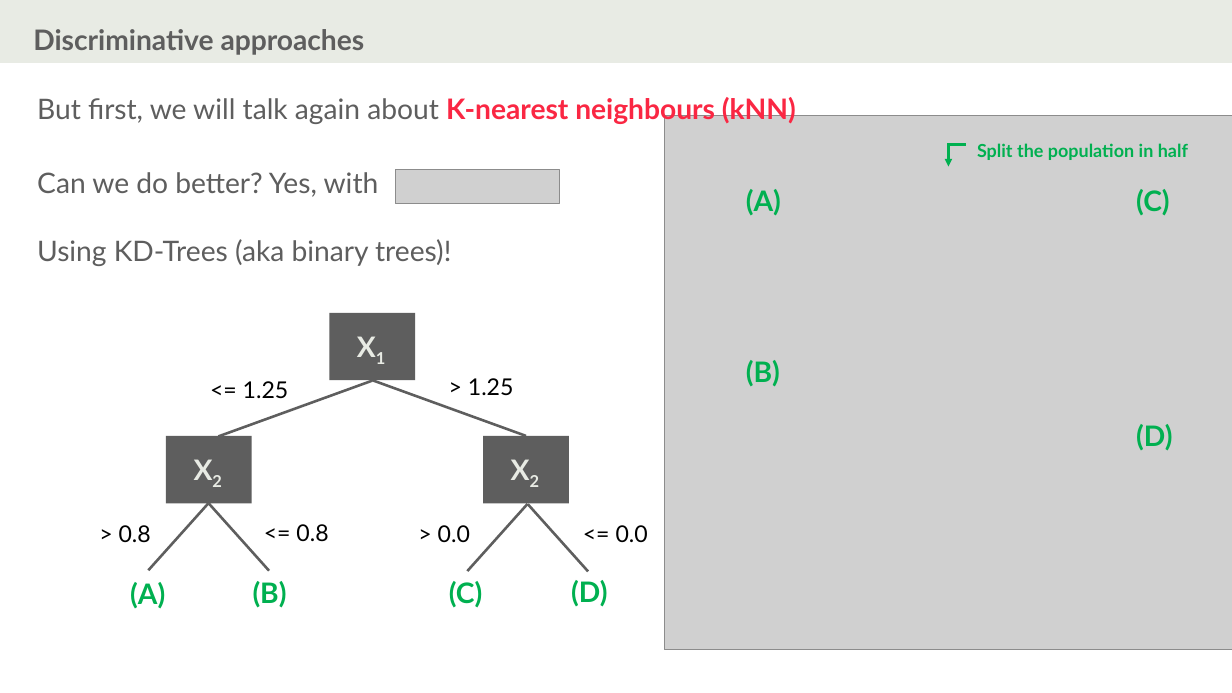
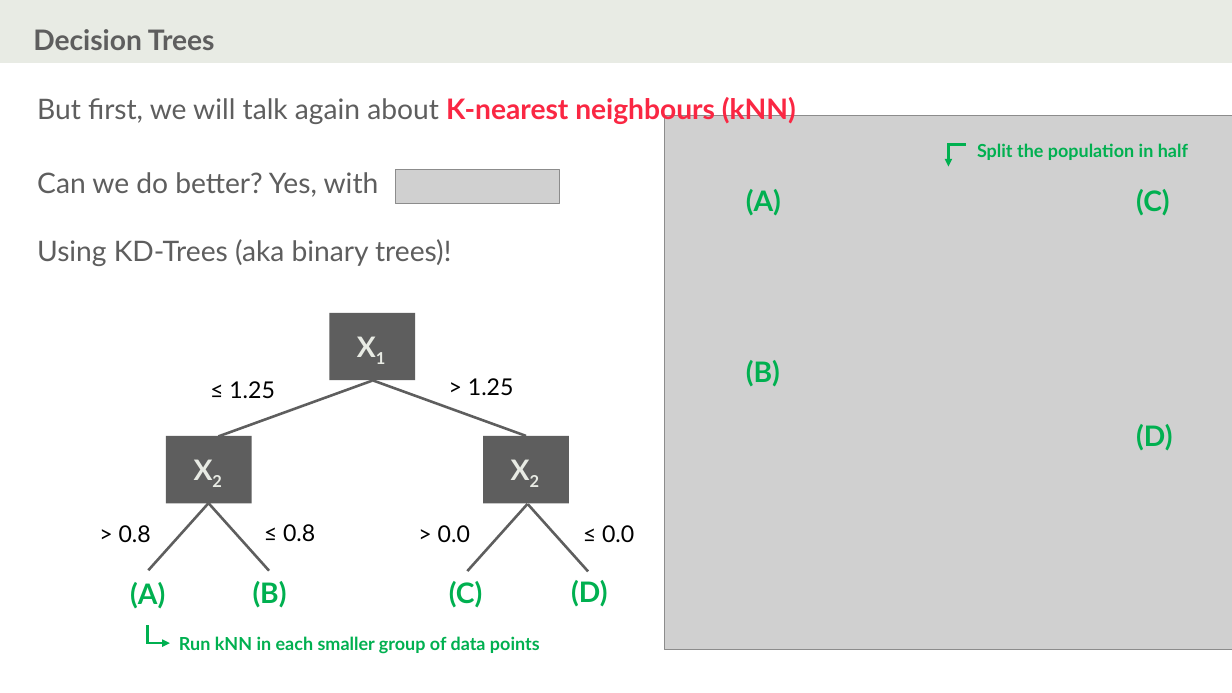
Before and after one commit to ISLA-Grenoble/2024-main, a slide deck: slide 13 of slides/CM07/2023/CM7-draft.pptx (slide 12 before the commit). Drawn at 1232x693 pixels with LibreOffice and Linux fonts; fonts in the diff are those of the drawing; grey boxes stand for pictures. Boxes give left, top, right and bottom in pixels: in the first picture for what was removed or moved away, otherwise in the second. Text is boxed around its words. In the diff, an @@ line names an element or a change of style, - is before the commit and + after.

```diff
--- a/slides/CM07/2023/CM7-draft.pptx
+++ b/slides/CM07/2023/CM7-draft.pptx
@@ text at bbox=[33, 29, 215, 50]: text changed @@
-Discriminative approaches
+Decision Trees
@@ text at bbox=[229, 381, 275, 399]: text changed @@
-<= 1.25
+≤ 1.25
@@ text at bbox=[283, 524, 315, 542]: text changed @@
-<= 0.8
+≤ 0.8
@@ text at bbox=[602, 525, 634, 542]: text changed @@
-<= 0.0
+≤ 0.0
@@ elbow arrow added from (146, 627) to (170, 643), #00B050 2 pt @@
@@ text added at bbox=[179, 636, 540, 654], 14 pt, text #00B050, bold @@
+Run kNN in each smaller group of data points
```
Also in this commit, not shown: 10 other slides changed, 22 slides added, 1 slide removed, 29 other files.
